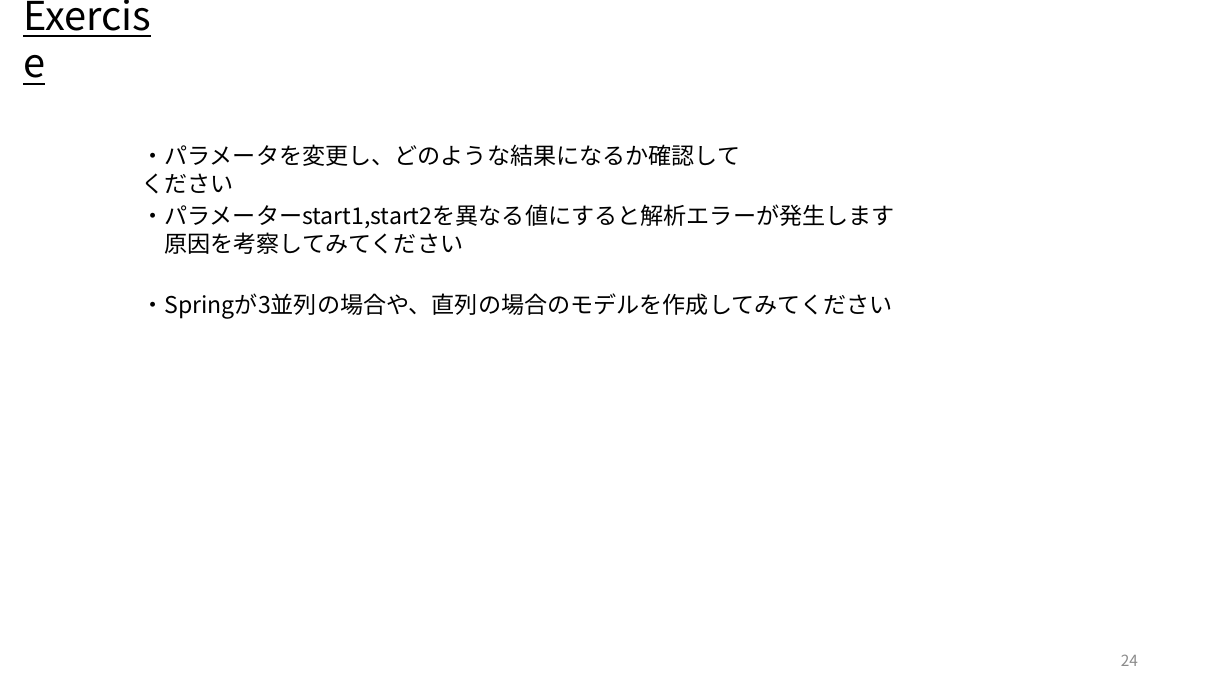
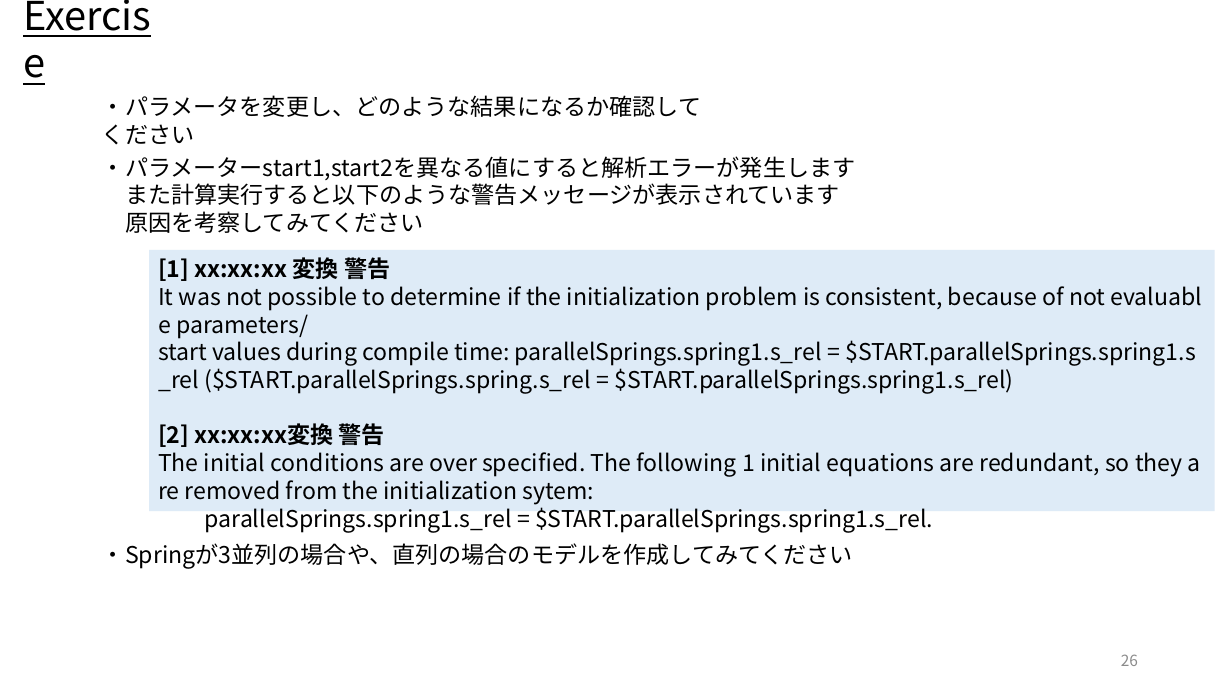
Before and after one commit to UedaShigenori/OpenModelica_Tutorials_Ja, a slide deck: slide 26 of 4_CustomizeModel2_ParallelSprings/OpenModelica_Tutorials_4.pptx (slide 24 before the commit). Drawn at 1232x693 pixels with LibreOffice and Linux fonts; fonts in the diff are those of the drawing. Boxes give left, top, right and bottom in pixels: in the first picture for what was removed or moved away, otherwise in the second. Text is boxed around its words. In the diff, an @@ line names an element or a change of style, - is before the commit and + after.

```diff
--- a/4_CustomizeModel2_ParallelSprings/OpenModelica_Tutorials_4.pptx
+++ b/4_CustomizeModel2_ParallelSprings/OpenModelica_Tutorials_4.pptx
@@ text "・パラメータを変更し、どのような結果になるか確認してください": place and size @@
-text "・パラメータを変更し、どのような結果になるか確認してください" at [141,144,740,194]
+text "・パラメータを変更し、どのような結果になるか確認してください" at [102,95,701,145]
@@ text "・パラメーターstart1,start2を異なる値にすると解析エラーが発生します": place and size @@
-text "・パラメーターstart1,start2を異なる値にすると解析エラーが発生します" at [141,204,895,254]
+text "・パラメーターstart1,start2を異なる値にすると解析エラーが発生します" at [102,156,856,233]
@@ text at [125,183,840,205]: paragraph added @@
+また計算実行すると以下のような警告メッセージが表示されています
@@ rectangle added at [149,250,1214,512], fill #DEEBF7, 18 pt, text #000000 @@
+[1] xx:xx:xx 変換 警告
+It was not possible to determine if the initialization problem is consistent, because of not evaluable parameters/start values during compile time: parallelSprings.spring1.s_rel = $START.parallelSprings.spring1.s_rel ($START.parallelSprings.spring.s_rel = $START.parallelSprings.spring1.s_rel)
+[2] xx:xx:xx変換 警告
+The initial conditions are over specified. The following 1 initial equations are redundant, so they are removed from the initialization sytem:
+parallelSprings.spring1.s_rel = $START.parallelSprings.spring1.s_rel.
@@ text "・Springが3並列の場合や、直列の場合のモデルを作成してみてください": place and size @@
-text "・Springが3並列の場合や、直列の場合のモデルを作成してみてください" at [141,293,892,318]
+text "・Springが3並列の場合や、直列の場合のモデルを作成してみてください" at [102,543,853,569]
@@ page number at [1121,654,1138,666]: text changed @@
-24
+26
```
Also in this commit, not shown: 21 other slides changed, 2 slides added, 17 other files.
